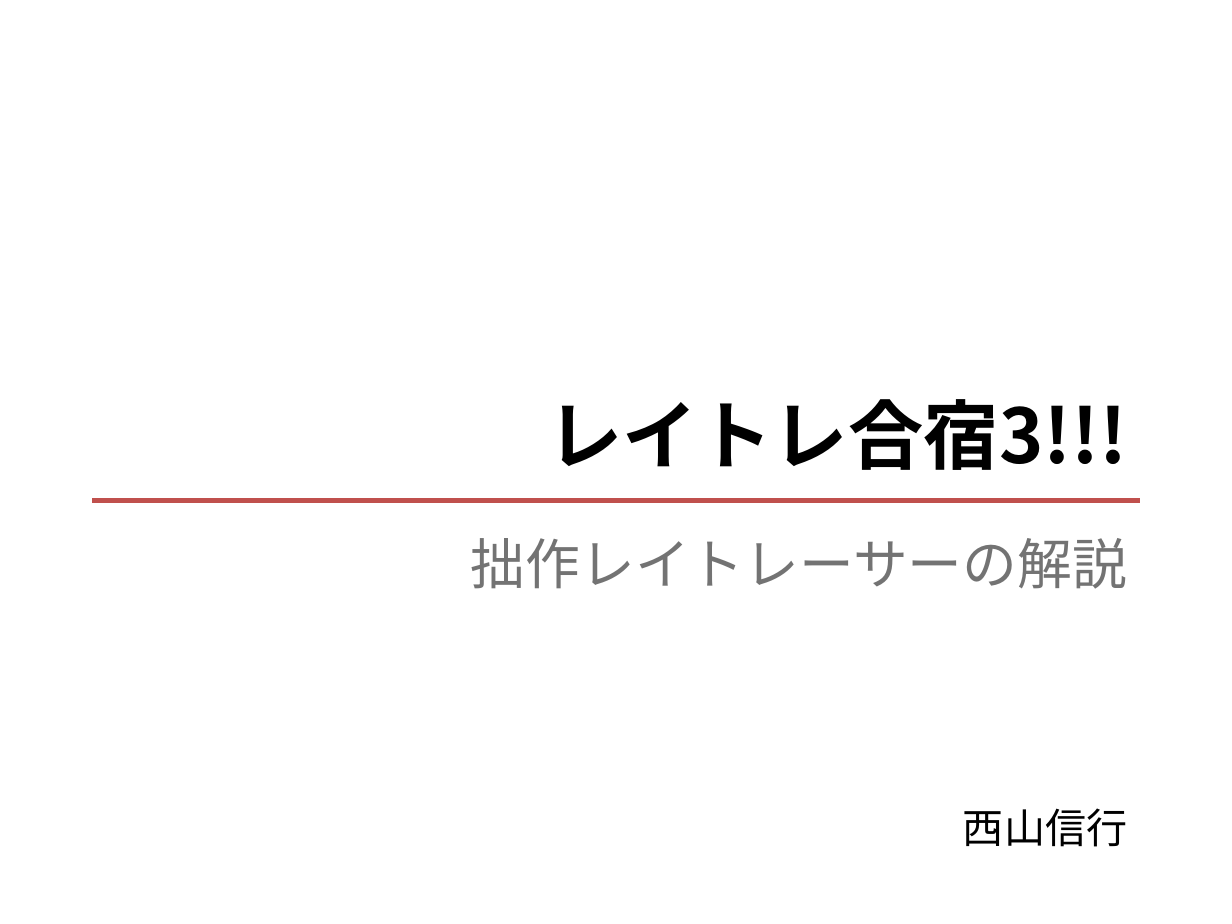
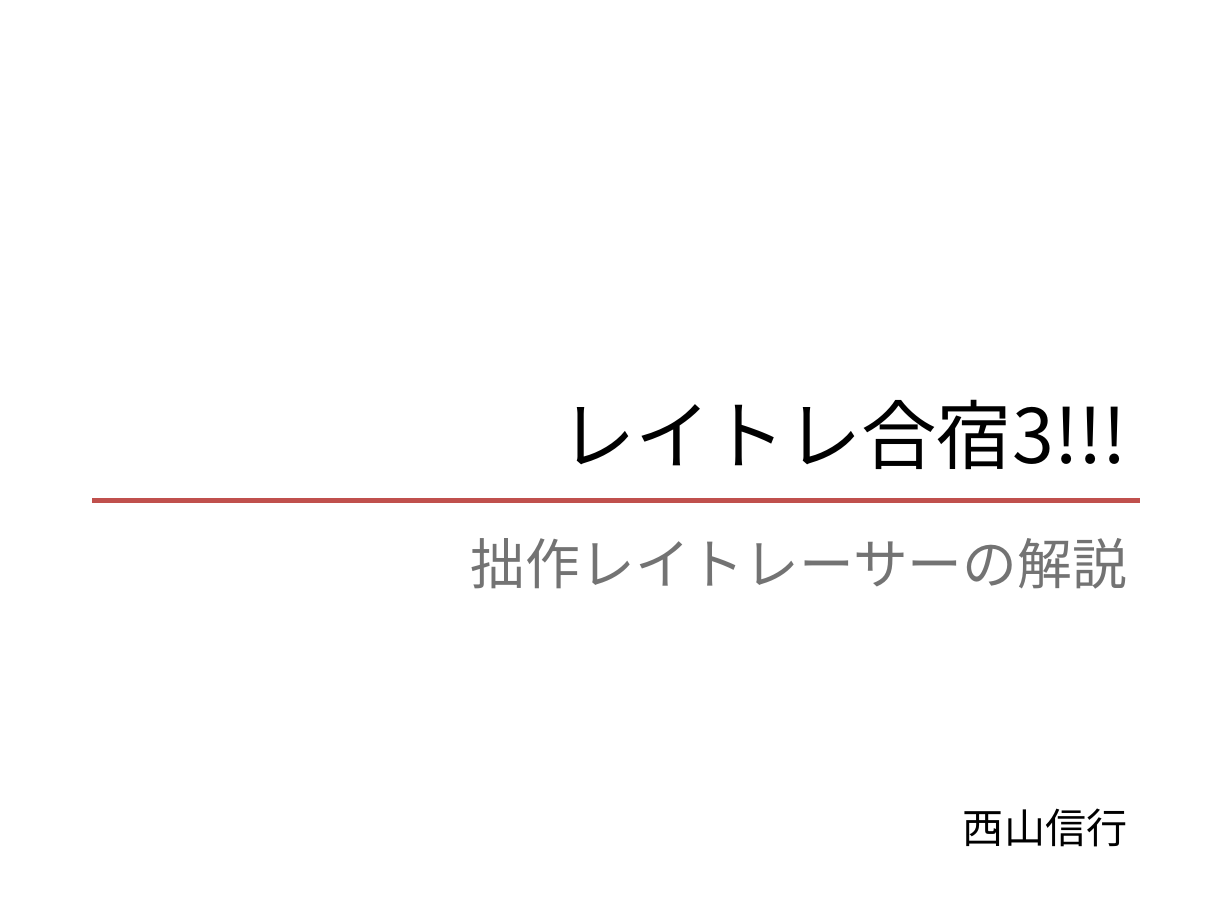
Before and after one commit to tek-nishi/SecondRayTrace, a slide deck: slide 1 of レイトレ合宿3!!!.pptx. Drawn at 1232x924 pixels with LibreOffice and Linux fonts; fonts in the diff are those of the drawing. Boxes give left, top, right and bottom in pixels: in the first picture for what was removed or moved away, otherwise in the second. Text is boxed around its words. In the diff, an @@ line names an element or a change of style, - is before the commit and + after.

```diff
--- a/レイトレ合宿3!!!.pptx
+++ b/レイトレ合宿3!!!.pptx
@@ title "レイトレ合宿3!!!" at box(560, 399, 1127, 470): bold off @@
```
Also in this commit, not shown: 9 other slides changed.
